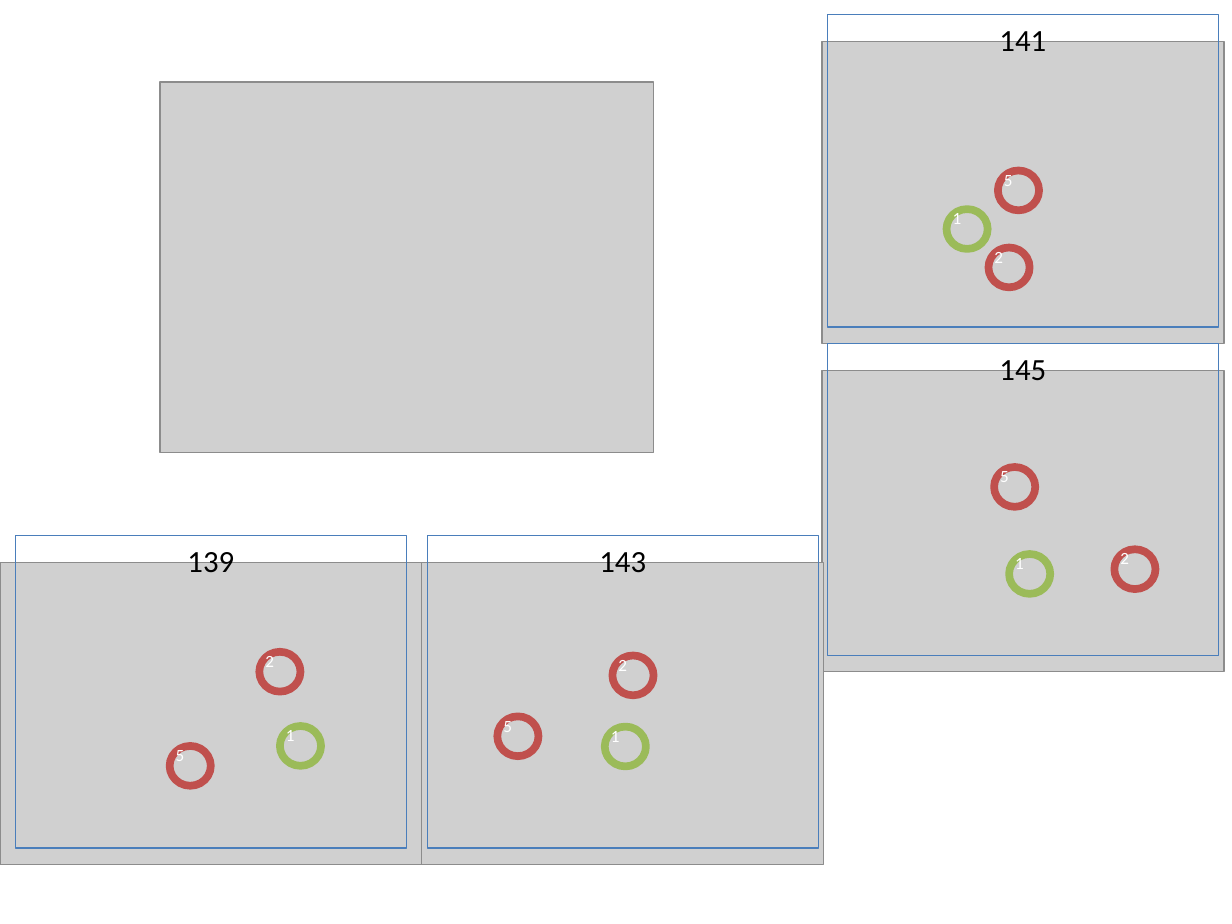
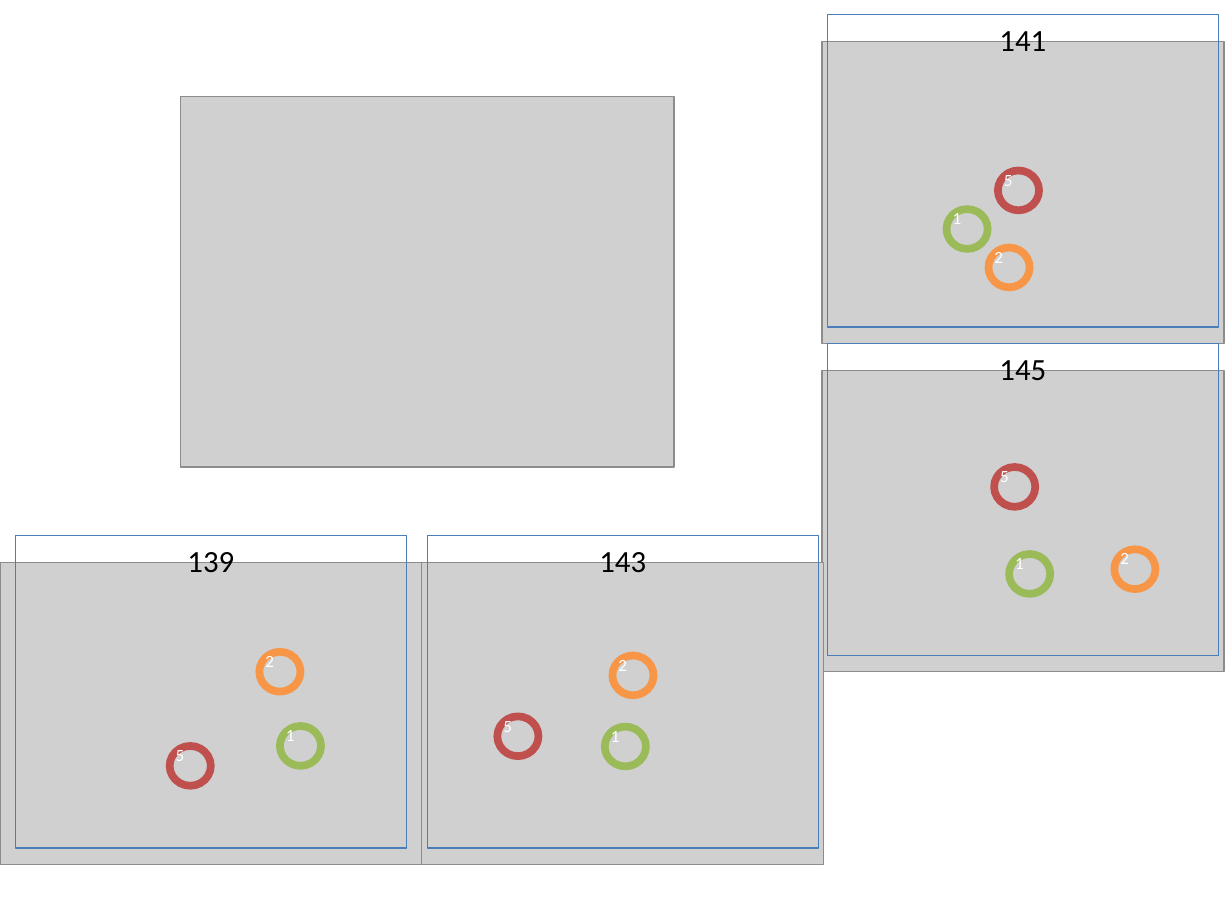
Before and after one commit to LCAV/AcousticRobot, a slide deck: slide 1 of Localization/old/calib/Results.pptx. Drawn at 1232x924 pixels with LibreOffice and Linux fonts; fonts in the diff are those of the drawing; grey boxes stand for pictures. Boxes give left, top, right and bottom in pixels: in the first picture for what was removed or moved away, otherwise in the second. Text is boxed around its words. In the diff, an @@ line names an element or a change of style, - is before the commit and + after.

```diff
--- a/Localization/old/calib/Results.pptx
+++ b/Localization/old/calib/Results.pptx
@@ picture moved from (x1=160, y1=83, x2=654, y2=452) to (x1=181, y1=97, x2=675, y2=467) @@
@@ outline #C0504D 4.5 pt to #F79646 4.5 pt in 4 elements at (x1=259, y1=652, x2=299, y2=691), (x1=612, y1=655, x2=653, y2=695), (x1=1115, y1=549, x2=1156, y2=589), (x1=988, y1=248, x2=1029, y2=287) @@
```
Also in this commit, not shown: 6 other files.
